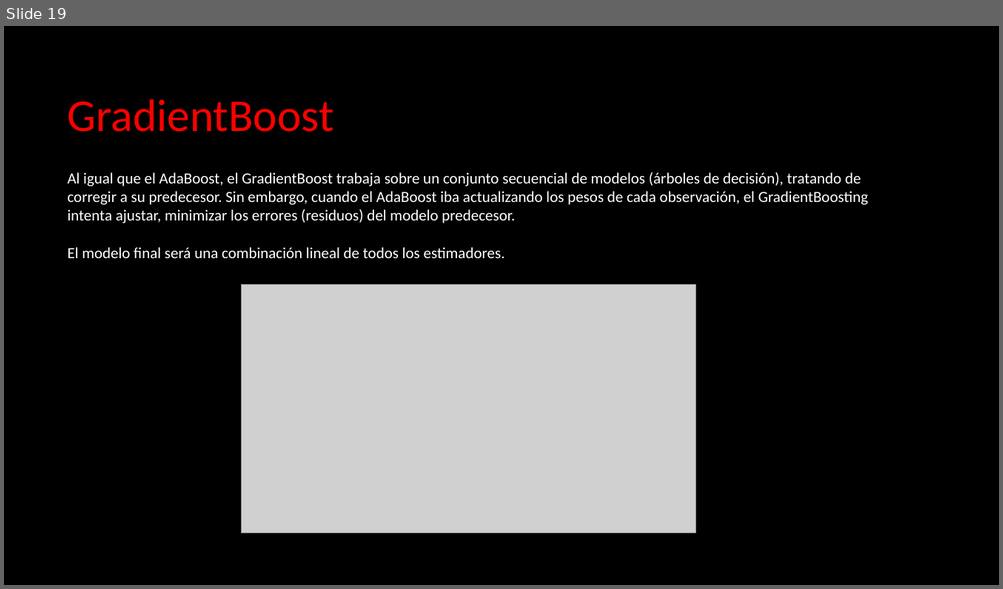
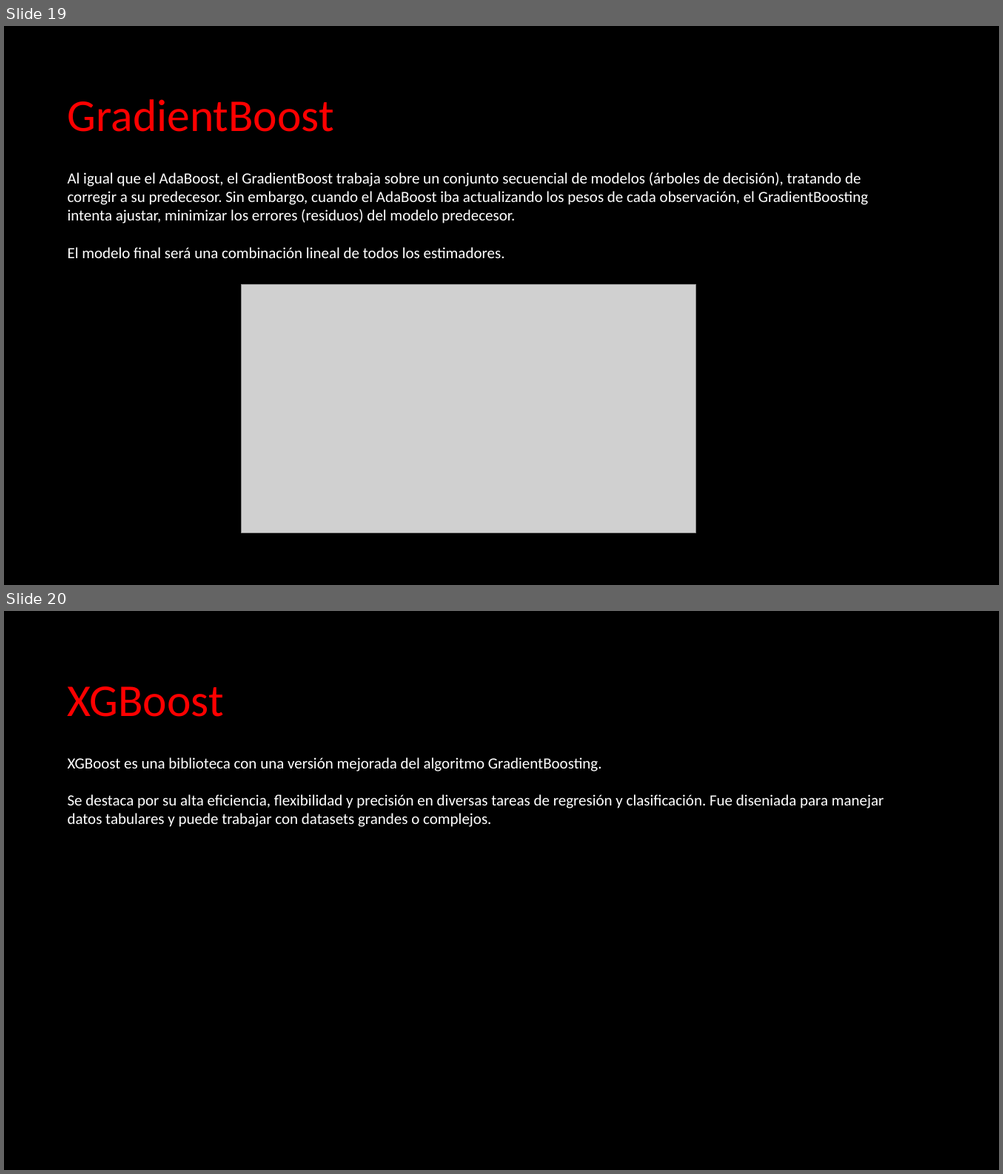
Before and after one commit to hegoithebridge/2409_dsft_thebridge_core, a slide deck: 3-Machine_Learning/1-Supervisado/3-RegorClass/6-Ensembles/ML - Ensembling.pptx. Shown one above the other, each under a label of ours: slide 19 before the commit, slides 19 and 20 after it. The pictures are 1003x589 and 1003x1174 pixels, drawn with LibreOffice and Linux fonts; fonts in the diff are those of the drawing; grey boxes stand for pictures. Boxes give left, top, right and bottom in pixels: in the first picture for what was removed or moved away, otherwise in the second. Text is boxed around its words. In the diff, an @@ line names an element or a change of style, - is before the commit and + after.

```diff
--- a/3-Machine_Learning/1-Supervisado/3-RegorClass/6-Ensembles/ML - Ensembling.pptx
+++ b/3-Machine_Learning/1-Supervisado/3-RegorClass/6-Ensembles/ML - Ensembling.pptx
@@ slide 20 added at box(4, 611, 999, 1170), background #000000 @@
@@ title added at box(68, 686, 224, 717), 44 pt, text #FF0000 @@
+XGBoost
@@ text added at box(68, 758, 884, 827), 15 pt, text #FFFFFF @@
+XGBoost es una biblioteca con una versión mejorada del algoritmo GradientBoosting.
+Se destaca por su alta eficiencia, flexibilidad y precisión en diversas tareas de regresión y clasificación. Fue diseniada para manejar datos tabulares y puede trabajar con datasets grandes o complejos.
```
Also in this commit, not shown: 1 other file.
